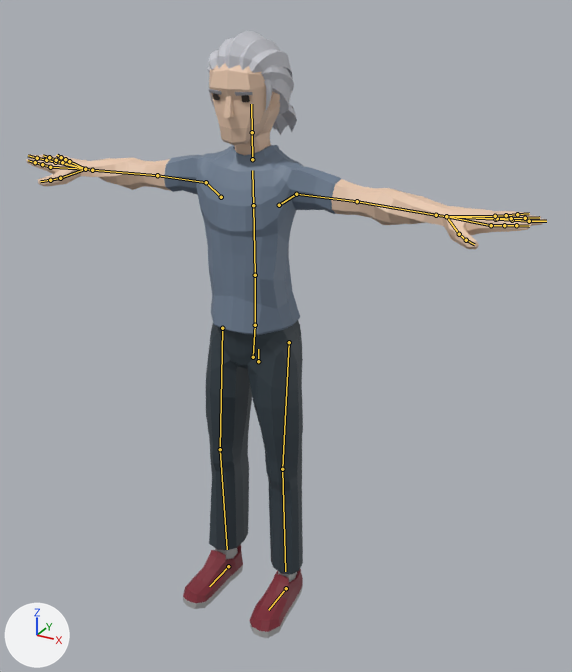
The glTF model js/models/avatars/club-crowd-m2.glb as it was, and as the next commit left it.
Camera for both pictures: a camera (50 mm lens) standing at (1.183, -1.997, 1.961) and looking at (0.114, -0.053, 0.989). Lighting does not change. The marker at lower left points along +X, +Y and +Z. The picture after the commit comes second. The bones that change, and the others that lie on the model, are drawn over the model as lines.

In view in the first picture: 'Casual2_Body'.
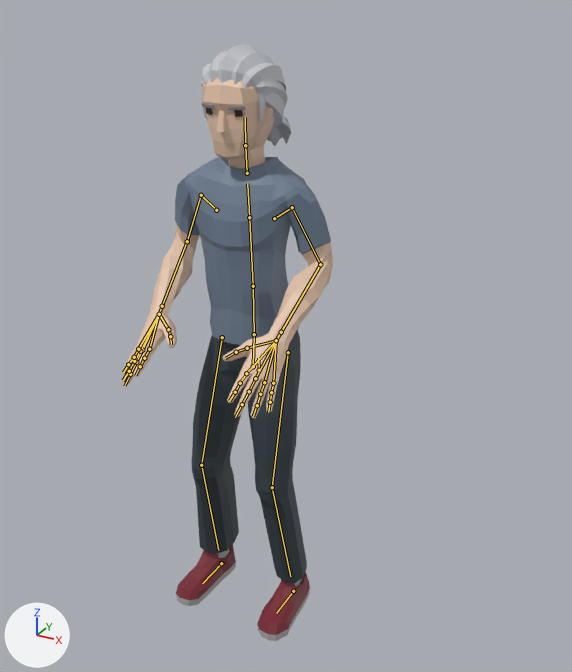
The newer file adds an action. The first version stands in its rest pose; the second is drawn at frame 18 of the action 'Groove_Bounce'.

Edits to the bpy script that builds the scene:
```text
Change bone_body:
    where bone_body = bpy.data.objects['CharacterArmature'].pose.bones['Body']  # child of 'Root'
    bone_body.location: (0.0, 0.0, 0.0) -> (0.0, -0.03, 0.0)
    bone_body.rotation_quaternion: (1.0, 0.0, 0.0, 0.0) -> (1.0, 0.025, 0.0, 0.0)  # degrees (0, 0, 0) -> degrees (3, 0, 0)
Change bone_head:
    where bone_head = bpy.data.objects['CharacterArmature'].pose.bones['Head']  # child of 'Neck'
    bone_head.rotation_quaternion: (1.0, 0.0, 0.0, 0.0) -> (1.0, -0.012, 0.0, 0.0)  # degrees (0, 0, 0) -> degrees (-1, 0, 0)
Change bone_upperarm_l:
    where bone_upperarm_l = bpy.data.objects['CharacterArmature'].pose.bones['UpperArm.L']  # child of 'Shoulder.L'
    bone_upperarm_l.rotation_quaternion: (1.0, 0.0, 0.0, 0.0) -> (0.847, -0.526, -0.021, 0.069)  # degrees (0, 0, 0) -> degrees (-64, 2, 8)
Change bone_lowerarm_l:
    where bone_lowerarm_l = bpy.data.objects['CharacterArmature'].pose.bones['LowerArm.L']  # child of 'UpperArm.L'
    bone_lowerarm_l.rotation_quaternion: (1.0, 0.0, 0.0, 0.0) -> (0.777, -0.064, 0.38, -0.498)  # degrees (0, 0, 0) -> degrees (-34, 32, -75)
Change bone_wrist_l:
    where bone_wrist_l = bpy.data.objects['CharacterArmature'].pose.bones['Wrist.L']  # child of 'LowerArm.L'
    bone_wrist_l.rotation_quaternion: (1.0, 0.0, 0.0, 0.0) -> (0.999, -0.01, -0.016, -0.039)  # degrees (0, 0, 0) -> degrees (-1, -2, -4)
Change bone_upperarm_r:
    where bone_upperarm_r = bpy.data.objects['CharacterArmature'].pose.bones['UpperArm.R']  # child of 'Shoulder.R'
    bone_upperarm_r.rotation_quaternion: (1.0, 0.0, 0.0, 0.0) -> (-0.847, 0.526, -0.021, 0.069)  # degrees (0, 0, 0) -> degrees (-64, -2, -8)
Change bone_lowerarm_r:
    where bone_lowerarm_r = bpy.data.objects['CharacterArmature'].pose.bones['LowerArm.R']  # child of 'UpperArm.R'
    bone_lowerarm_r.rotation_quaternion: (1.0, 0.0, 0.0, 0.0) -> (-0.777, 0.064, 0.38, -0.498)  # degrees (0, 0, 0) -> degrees (-34, -32, 75)
Change bone_wrist_r:
    where bone_wrist_r = bpy.data.objects['CharacterArmature'].pose.bones['Wrist.R']  # child of 'LowerArm.R'
    bone_wrist_r.rotation_quaternion: (1.0, 0.0, 0.0, 0.0) -> (-0.999, 0.01, -0.016, -0.039)  # degrees (0, 0, 0) -> degrees (-1, 2, 4)
Change bone_upperleg_l:
    where bone_upperleg_l = bpy.data.objects['CharacterArmature'].pose.bones['UpperLeg.L']  # child of 'Body'
    bone_upperleg_l.rotation_quaternion: (1.0, 0.0, 0.0, 0.0) -> (0.992, -0.016, 0.0, 0.127)  # degrees (0, 0, 0) -> degrees (-2, 0, 15)
Change bone_lowerleg_l:
    where bone_lowerleg_l = bpy.data.objects['CharacterArmature'].pose.bones['LowerLeg.L']  # child of 'UpperLeg.L'
    bone_lowerleg_l.rotation_quaternion: (1.0, 0.0, 0.0, 0.0) -> (-0.981, -0.192, -0.005, 0.001)  # degrees (0, 0, 0) -> degrees (22, 1, 0)
Change bone_upperleg_r:
    where bone_upperleg_r = bpy.data.objects['CharacterArmature'].pose.bones['UpperLeg.R']  # child of 'Body'
    bone_upperleg_r.rotation_quaternion: (1.0, 0.0, 0.0, 0.0) -> (-0.992, 0.016, 0.0, 0.127)  # degrees (0, 0, 0) -> degrees (-2, 0, -15)
Change bone_lowerleg_r:
    where bone_lowerleg_r = bpy.data.objects['CharacterArmature'].pose.bones['LowerLeg.R']  # child of 'UpperLeg.R'
    bone_lowerleg_r.rotation_quaternion: (1.0, 0.0, 0.0, 0.0) -> (0.981, 0.192, -0.005, 0.001)  # degrees (0, 0, 0) -> degrees (22, -1, 0)
Change bone_foot_l:
    where bone_foot_l = bpy.data.objects['CharacterArmature'].pose.bones['Foot.L']  # child of 'Root'
    bone_foot_l.location: (0.0, 0.0, 0.0) -> (0.03, 0.0, 0.0)
Change bone_foot_r:
    where bone_foot_r = bpy.data.objects['CharacterArmature'].pose.bones['Foot.R']  # child of 'Root'
    bone_foot_r.location: (0.0, 0.0, 0.0) -> (-0.03, 0.0, 0.0)
```

Boxes (x1, y1, x2, y2) around the edits, measured in the pictures (572 x 672 px):
'Casual2_Body', posed (59% narrower)
    before: (26, 31, 546, 638)
    after: (122, 44, 333, 641)
bone 'Body', root to tip
    before: (258, 361) to (258, 349)
    after: (259, 370) to (258, 358)
bone 'Head', root to tip
    before: (252, 132) to (251, 104)
    after: (245, 145) to (245, 117)
bone 'UpperArm.L', root to tip
    before: (296, 194) to (357, 201)
    after: (292, 207) to (320, 264)
bone 'LowerArm.L', root to tip
    before: (357, 201) to (436, 215)
    after: (320, 264) to (281, 332)
bone 'Wrist.L', root to tip
    before: (436, 215) to (446, 216)
    after: (281, 332) to (276, 340)
bone 'UpperArm.R', root to tip
    before: (206, 182) to (157, 175)
    after: (201, 195) to (187, 241)
bone 'LowerArm.R', root to tip
    before: (157, 175) to (92, 170)
    after: (187, 241) to (162, 306)
bone 'Wrist.R', root to tip
    before: (92, 170) to (85, 169)
    after: (162, 306) to (159, 314)
bone 'UpperLeg.L', root to tip
    before: (289, 342) to (282, 469)
    after: (288, 352) to (272, 487)
bone 'LowerLeg.L', root to tip
    before: (282, 469) to (285, 571)
    after: (272, 487) to (290, 576)
bone 'UpperLeg.R', root to tip
    before: (222, 328) to (220, 449)
    after: (222, 337) to (201, 465)
bone 'LowerLeg.R', root to tip
    before: (220, 449) to (227, 549)
    after: (201, 465) to (218, 550)
bone 'Foot.L', root to tip
    before: (286, 588) to (268, 610)
    after: (293, 591) to (276, 613)
bone 'Foot.R', root to tip
    before: (228, 566) to (209, 586)
    after: (221, 563) to (202, 583)
